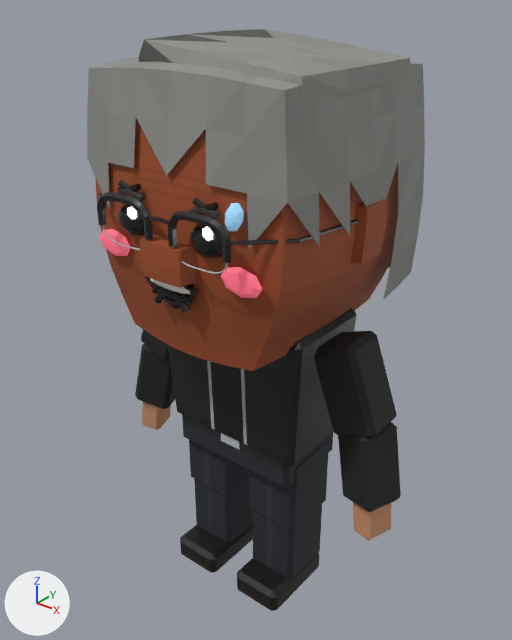
The glTF model assets/characters/jensen_toon.glb as it was, and as the next commit left it.
Before and after are seen from a camera (50 mm lens) standing at (1.421, -1.778, 2.203) and looking at (-0.017, 0.019, 1.088). Arrows for +X, +Y and +Z are at lower left; the lights stay in place. The first picture is the older version. Where no turn or scale is listed for an object, it has been applied to the vertices. Vertices at exactly the same position are counted once.

In view in the first picture: 'jensen_hair', 'jensen_head', 'jensen_hips', 'jensen_larmL', 'jensen_shinL', 'jensen_shinR', 'jensen_shoeL', 'jensen_shoeR', 'jensen_thighL', 'jensen_thighR', 'jensen_torso', 'jensen_uarmL' and 30 more.
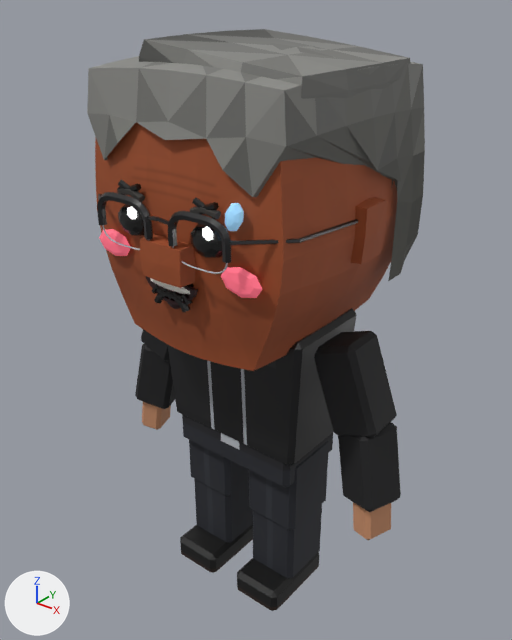
Location of each change, (x1, y1, x2, y2) in pixels of the pictures (512 x 640 px; the box of a moved part takes in the faces that stretch with it):
'jensen_hair', reshaped, recoloured (7% shorter)
    before: (87, 29, 425, 300)
    after: (87, 29, 425, 281)
part 1 of me_jensen_hair, moved or reshaped
    before: (87, 68, 418, 300)
    after: (87, 68, 417, 281)
part 2 of me_jensen_hair, recoloured
    both: (88, 35, 422, 196)
part 3 of me_jensen_hair, recoloured
    before: (87, 29, 425, 300)
    after: (104, 29, 425, 281)

The change, as a diff of the scene's bpy script:
```diff
--- a/assets/characters/jensen_toon.glb.py
+++ b/assets/characters/jensen_toon.glb.py
@@ me_jensen_hair @@
 # used by ob_jensen_hair; location = (0.0, 0.0, 1.542)
-me_jensen_hair.from_pydata(...)  # 194 vertices, 344 faces; spans x -0.446..0.446, y -0.402..0.44, z -0.304..0.501
+me_jensen_hair.from_pydata(...)  # 194 vertices, 344 faces; spans x -0.43..0.43, y -0.402..0.44, z -0.292..0.501
+# me_jensen_hair part 1: 38 of 194 vertices moved; they spanned x -0.446..0.446, y -0.402..0.415, z -0.304..0.3 and now span x -0.43..0.43, y -0.402..0.415, z -0.292..0.286; mean shift (0.0, 0.143, 0.024); largest move (-0.28, -0.385, 0.0) -> (-0.316, 0.17, 0.077)
+# me_jensen_hair part 2: 209 faces centred in x -0.408..0.395, y -0.389..0.419, z 0.192..0.491 are repainted in the vertex colours; the middle colour goes from grey #8e8e8a to grey #83837f
+# me_jensen_hair part 3: 127 faces centred in x -0.433..0.433, y -0.382..0.432, z -0.254..0.495 are repainted in the vertex colours; the middle colour goes from grey #8d8d89 to dark grey #5a5a54
 me_jensen_hair.materials.append(mat_jensen_hair_mat)
```
